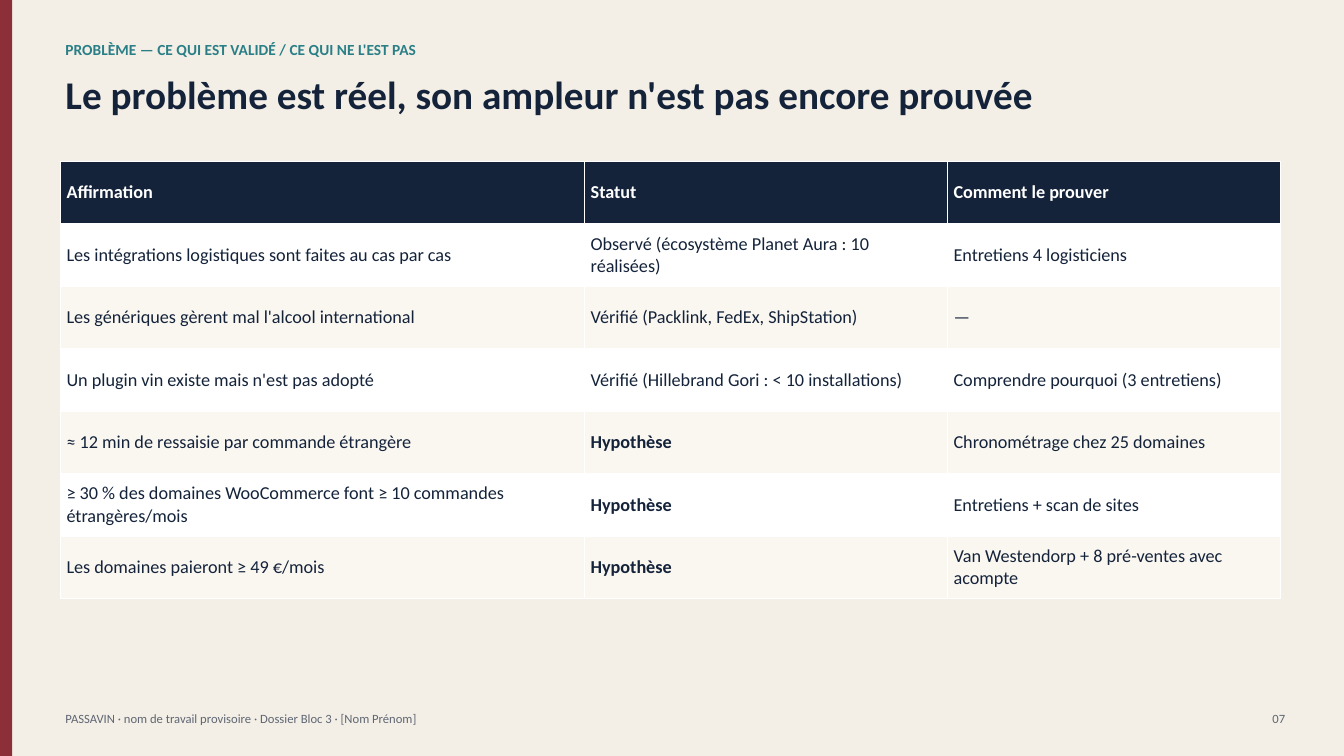
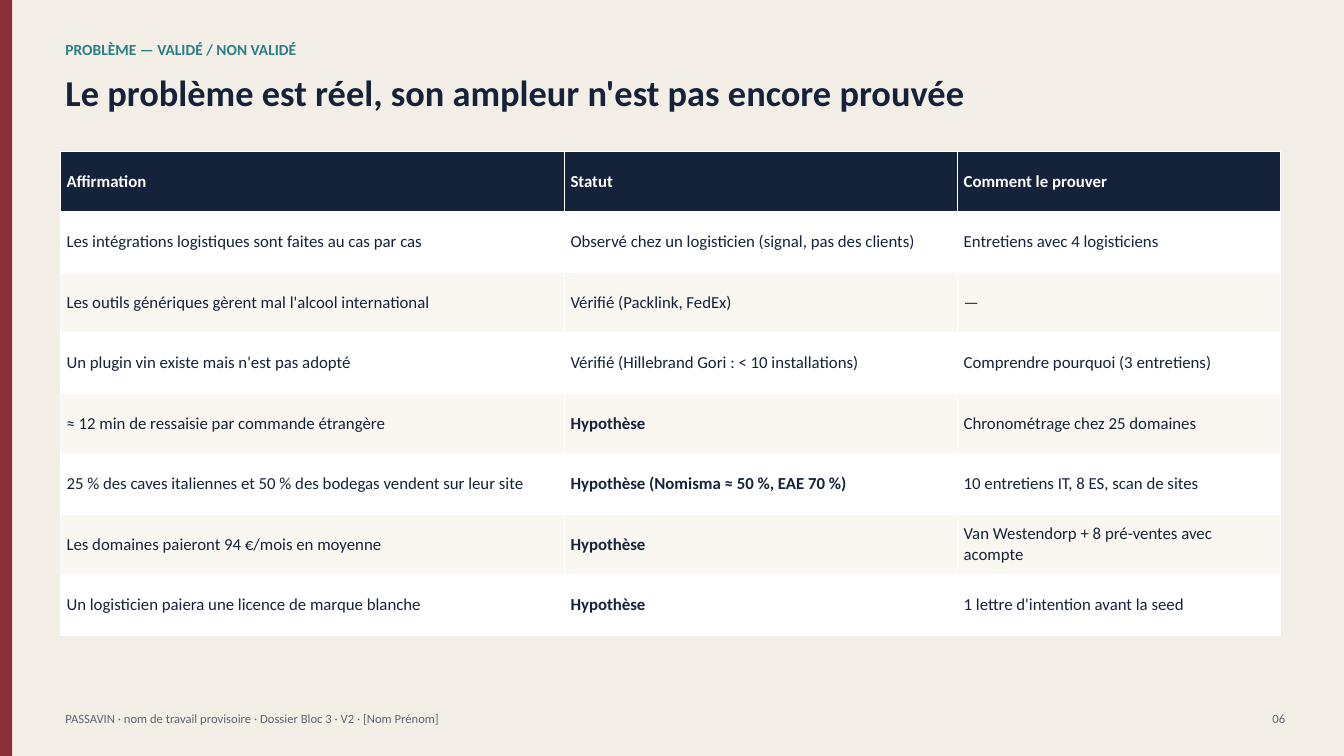
Before and after one commit to planetauragbf-ai/Emma, a slide deck: slide 6 of winetech/livrables/Passavin_Dossier_Investisseur.pptx (slide 7 before the commit). Drawn at 1344x756 pixels with LibreOffice and Linux fonts; fonts in the diff are those of the drawing. Boxes give left, top, right and bottom in pixels: in the first picture for what was removed or moved away, otherwise in the second. Text is boxed around its words. In the diff, an @@ line names an element or a change of style, - is before the commit and + after.

```diff
--- a/winetech/livrables/Passavin_Dossier_Investisseur.pptx
+++ b/winetech/livrables/Passavin_Dossier_Investisseur.pptx
@@ text at box(65, 42, 297, 55): text changed @@
-PROBLÈME — CE QUI EST VALIDÉ / CE QUI NE L'EST PAS
+PROBLÈME — VALIDÉ / NON VALIDÉ
@@ text "Le problème est réel, son ..." at box(65, 80, 965, 112): size 28 to 26 pt @@
@@ table at box(60, 151, 1280, 635) @@
-row 2, column 2: Observé (écosystème Planet Aura : 10 réalisées)
+row 2, column 2: Observé chez un logisticien (signal, pas des clients)
-row 2, column 3: Entretiens 4 logisticiens
+row 2, column 3: Entretiens avec 4 logisticiens
-row 3, column 1: Les génériques gèrent mal l'alcool international
+row 3, column 1: Les outils génériques gèrent mal l'alcool international
-row 3, column 2: Vérifié (Packlink, FedEx, ShipStation)
+row 3, column 2: Vérifié (Packlink, FedEx)
-row 6: ≥ 30 % des domaines WooCommerce font ≥ 10 commandes étrangères/mois | Hypothèse | Entretiens + scan de sites
-row 7: Les domaines paieront ≥ 49 €/mois | Hypothèse | Van Westendorp + 8 pré-ventes avec acompte
+row 6: 25 % des caves italiennes et 50 % des bodegas vendent sur leur site | Hypothèse (Nomisma ≈ 50 %, EAE 70 %) | 10 entretiens IT, 8 ES, scan de sites
+row 7: Les domaines paieront 94 €/mois en moyenne | Hypothèse | Van Westendorp + 8 pré-ventes avec acompte
+row 8: Un logisticien paiera une licence de marque blanche | Hypothèse | 1 lettre d'intention avant la seed
@@ table: place and size @@
-table at box(60, 161, 1280, 599)
+table at box(60, 151, 1280, 635)
@@ text at box(65, 714, 439, 725): text changed @@
-PASSAVIN · nom de travail provisoire · Dossier Bloc 3 · [Nom Prénom]
+PASSAVIN · nom de travail provisoire · Dossier Bloc 3 · V2 · [Nom Prénom]
@@ text at box(1272, 714, 1285, 723): text changed @@
-07
+06
```
Also in this commit, not shown: 6 other slides changed, 23 slides added, 23 slides removed, 27 other files.
